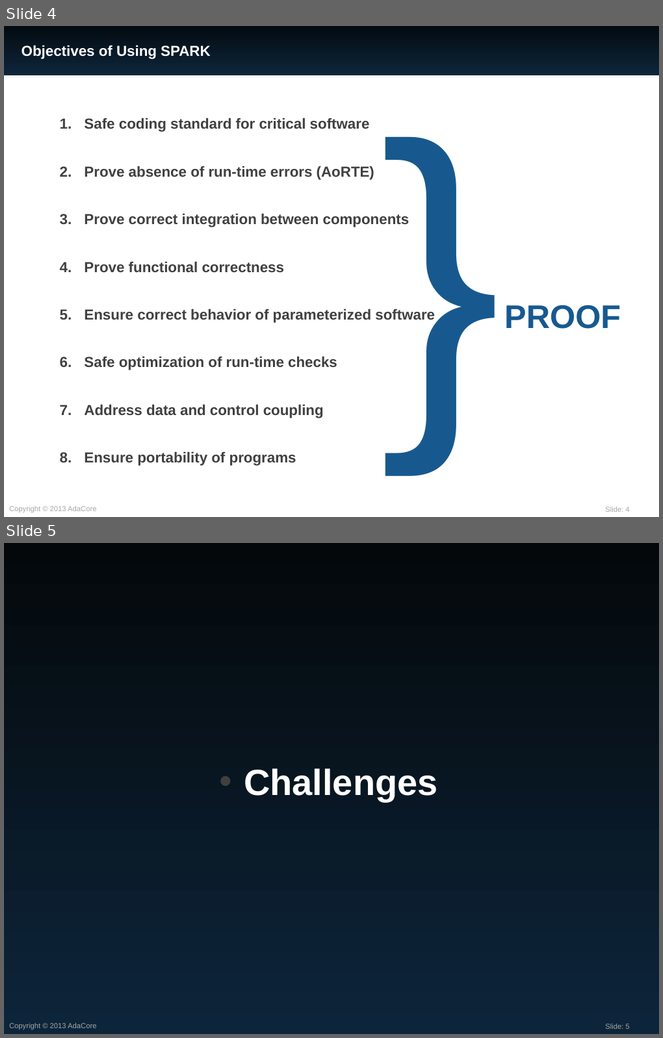
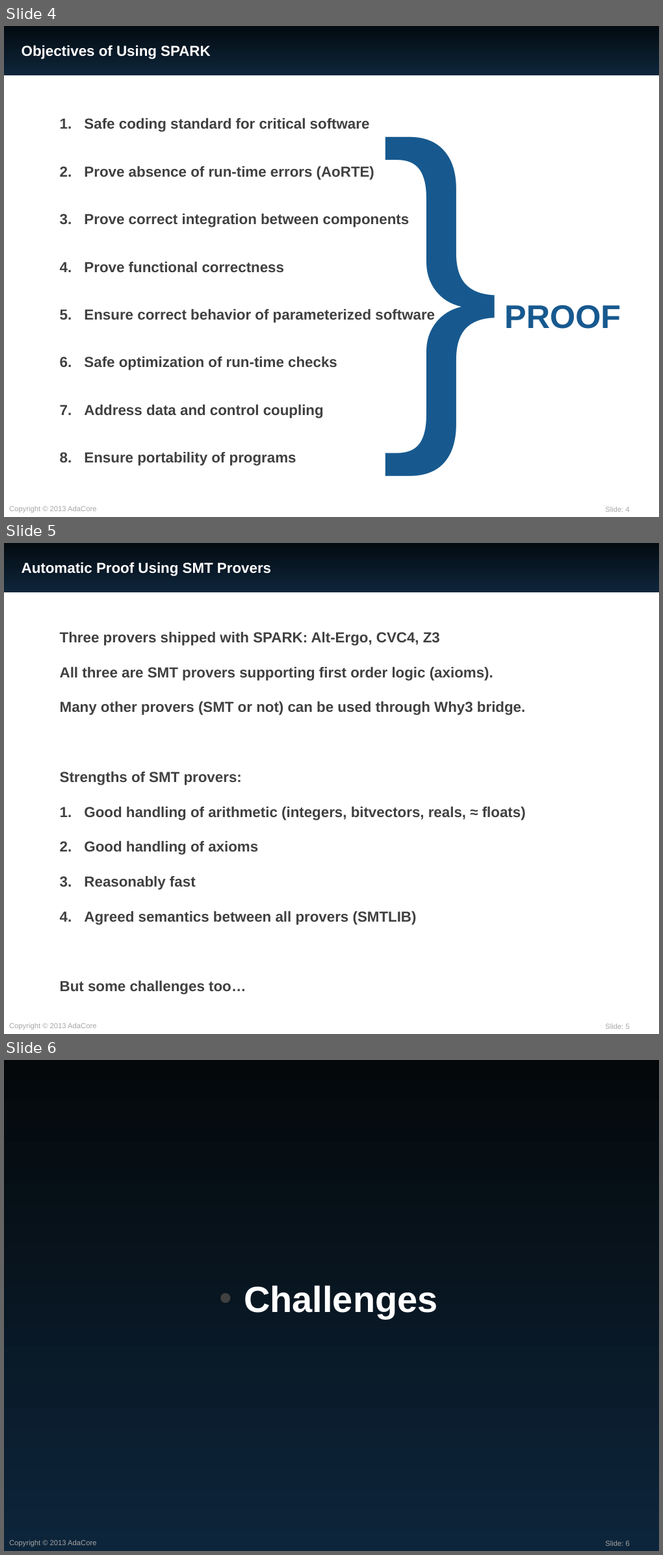
Before and after one commit to AdaCore/spark2014, a slide deck: slides/CP_meets_Verif_2016/SPARK.pptx. Shown one above the other, each under a label of ours: slides 4 and 5 before the commit, slides 4, 5 and 6 after it. The pictures are 663x1038 and 663x1555 pixels, drawn with LibreOffice and Linux fonts; fonts in the diff are those of the drawing. Boxes give left, top, right and bottom in pixels: in the first picture for what was removed or moved away, otherwise in the second. Text is boxed around its words. In the diff, an @@ line names an element or a change of style, - is before the commit and + after.

```diff
--- a/slides/CP_meets_Verif_2016/SPARK.pptx
+++ b/slides/CP_meets_Verif_2016/SPARK.pptx
@@ slide 5 added at bbox=[4, 543, 659, 1034], background #FFFFFF; not listed: 3 template elements that a slide beside it also shows @@
@@ title added at bbox=[22, 562, 271, 576], 16 pt, text #FFFFFF, bold @@
+Automatic Proof Using SMT Provers
@@ text added at bbox=[60, 631, 526, 995], 16 pt, text #404040, bold @@
+Three provers shipped with SPARK: Alt-Ergo, CVC4, Z3
+All three are SMT provers supporting first order logic (axioms).
+Many other provers (SMT or not) can be used through Why3 bridge.
+Strengths of SMT provers:
+1. Good handling of arithmetic (integers, bitvectors, reals, ≈ floats)
+2. Good handling of axioms
+3. Reasonably fast
+4. Agreed semantics between all provers (SMTLIB)
+But some challenges too…
@@ what was slide 5 is now slide 6 @@
```
Also in this commit, not shown: 4 slides changed.
